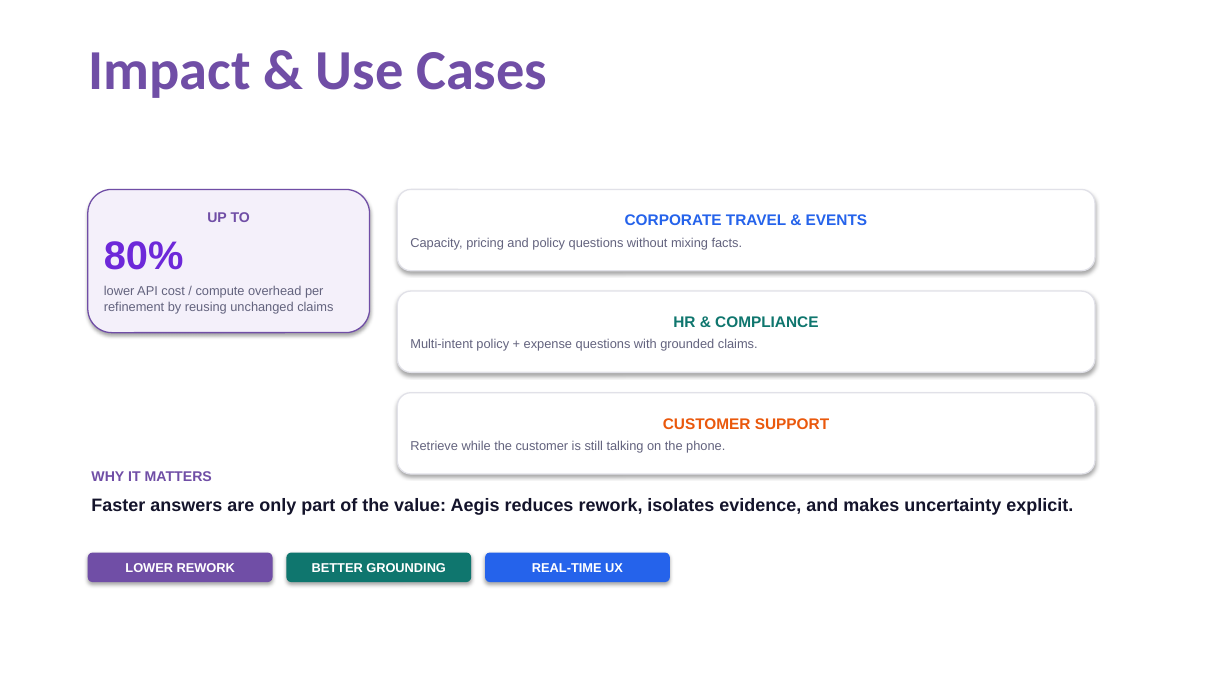
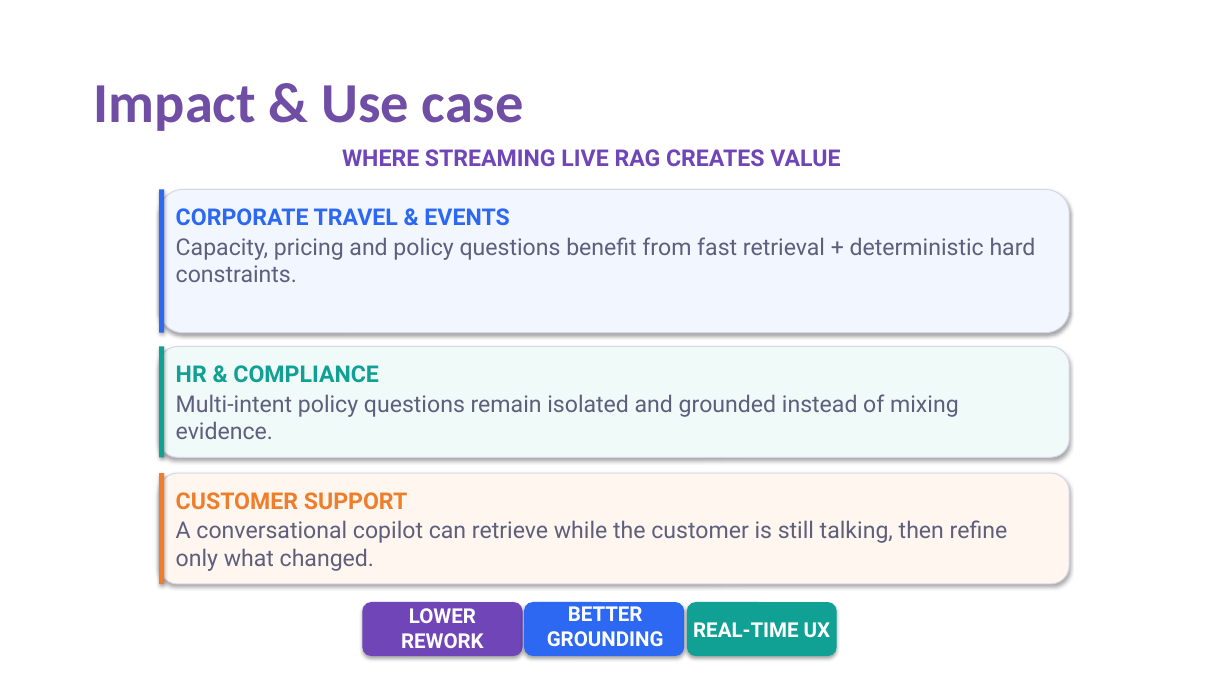
Before and after one commit to GithubNaman259/Samsung-Prism-Aegis-Streaming-Live-RAG, a slide deck: slide 7 of Aegis_Samsung_PRISM.pptx. Drawn at 1232x693 pixels with LibreOffice and Linux fonts; fonts in the diff are those of the drawing. Boxes give left, top, right and bottom in pixels: in the first picture for what was removed or moved away, otherwise in the second. Text is boxed around its words. In the diff, an @@ line names an element or a change of style, - is before the commit and + after.

```diff
--- a/Aegis_Samsung_PRISM.pptx
+++ b/Aegis_Samsung_PRISM.pptx
@@ title "Impact & Use case" at bbox=[94, 85, 524, 131]: vertical alignment top to middle @@
@@ title at bbox=[94, 85, 524, 131]: text changed @@
-Impact & Use Cases
+Impact & Use case
@@ text added at bbox=[342, 149, 840, 166], 18 pt, text #6F45B8, bold @@
+WHERE STREAMING LIVE RAG CREATES VALUE
@@ rounded rectangle removed at bbox=[88, 189, 370, 333] @@
-UP TO
-80%
-lower API cost / compute overhead per refinement by reusing unchanged claims
@@ rounded rectangle added at bbox=[159, 189, 1069, 333], fill #F1F6FF, outline #DAD6E8 0.8 pt @@
@@ rectangle added at bbox=[159, 189, 165, 333], fill #2D68F2 @@
@@ text added at bbox=[176, 208, 509, 225], 18 pt, text #2D68F2, bold @@
+CORPORATE TRAVEL & EVENTS
@@ rounded rectangle removed at bbox=[397, 189, 1095, 271] @@
-CORPORATE TRAVEL & EVENTS
-Capacity, pricing and policy questions without mixing facts.
@@ text added at bbox=[176, 237, 1036, 282], 18 pt, text #5E5F7D @@
+Capacity, pricing and policy questions benefit from fast retrieval + deterministic hard constraints.
@@ rounded rectangle removed at bbox=[397, 291, 1095, 372] @@
-HR & COMPLIANCE
-Multi-intent policy + expense questions with grounded claims.
@@ rounded rectangle added at bbox=[159, 347, 1069, 457], fill #F0FAF8, outline #DAD6E8 0.8 pt @@
@@ rectangle added at bbox=[159, 347, 165, 457], fill #11A094 @@
@@ text added at bbox=[176, 365, 379, 383], 18 pt, text #11A094, bold @@
+HR & COMPLIANCE
@@ text added at bbox=[176, 394, 959, 417], 18 pt, text #5E5F7D @@
+Multi-intent policy questions remain isolated and grounded instead of mixing evidence.
@@ rounded rectangle removed at bbox=[397, 393, 1095, 474] @@
-CUSTOMER SUPPORT
-Retrieve while the customer is still talking on the phone.
@@ text removed at bbox=[91, 471, 212, 481] @@
-WHY IT MATTERS
@@ rounded rectangle added at bbox=[159, 473, 1069, 584], fill #FFF7EF, outline #DAD6E8 0.8 pt @@
@@ rectangle added at bbox=[159, 473, 165, 584], fill #EE7E2B @@
@@ text removed at bbox=[91, 498, 1073, 515] @@
-Faster answers are only part of the value: Aegis reduces rework, isolates evidence, and makes uncertainty explicit.
@@ text added at bbox=[176, 492, 408, 509], 18 pt, text #EE7E2B, bold @@
+CUSTOMER SUPPORT
@@ text added at bbox=[176, 520, 1008, 571], 18 pt, text #5E5F7D @@
+A conversational copilot can retrieve while the customer is still talking, then refine only what changed.
@@ text "LOWER REWORK": place and size @@
-text "LOWER REWORK" at bbox=[88, 553, 273, 582]
+text "LOWER REWORK" at bbox=[401, 608, 484, 648]
@@ text "LOWER REWORK" at bbox=[401, 608, 484, 648]: size 10 to 16 pt, font Arial to Roboto; fill #704EA6 to none; shadow off @@
@@ text "BETTER GROUNDING": place and size @@
-text "BETTER GROUNDING" at bbox=[287, 553, 471, 582]
+text "BETTER GROUNDING" at bbox=[547, 606, 664, 646]
@@ text "BETTER GROUNDING" at bbox=[547, 606, 664, 646]: size 10 to 16 pt, font Arial to Roboto; fill #0F766E to none; shadow off @@
@@ rounded rectangle added at bbox=[362, 603, 522, 656], fill #6F45B8 @@
@@ rounded rectangle added at bbox=[524, 603, 684, 656], fill #2D68F2 @@
@@ text "REAL-TIME UX": place and size @@
-text "REAL-TIME UX" at bbox=[485, 553, 670, 582]
+text "REAL-TIME UX" at bbox=[693, 622, 831, 638]
@@ text "REAL-TIME UX" at bbox=[693, 622, 831, 638]: size 10 to 16 pt, font Arial to Roboto; fill #2563EB to none; shadow off @@
@@ rounded rectangle added at bbox=[687, 603, 836, 656], fill #11A094 @@
```
Also in this commit, not shown: 9 other slides changed, 2 slides added, 2 slides removed.
